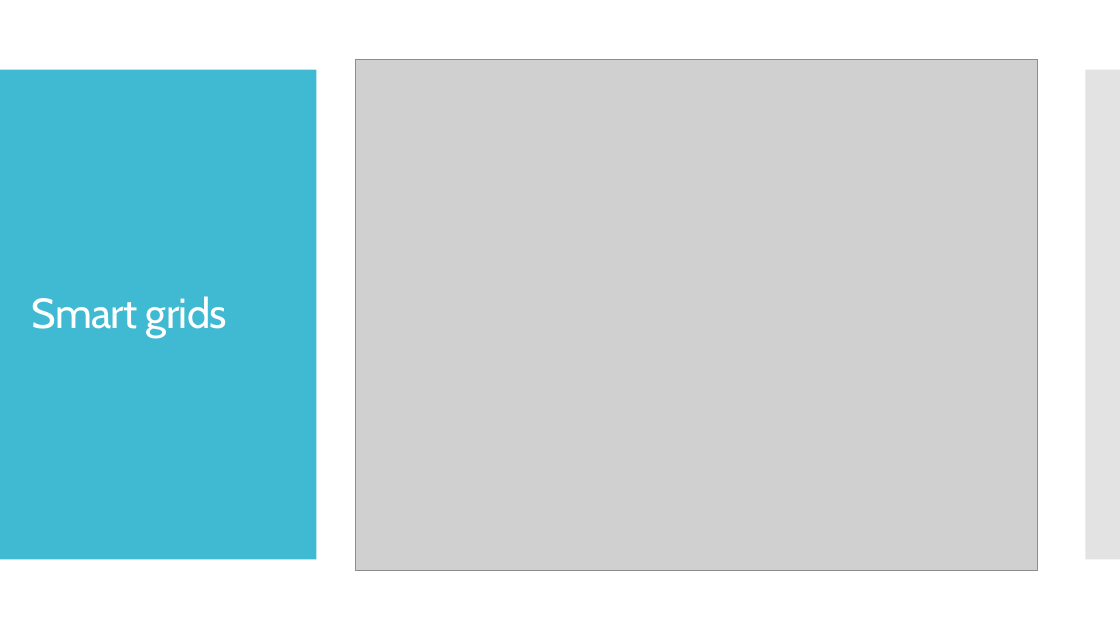
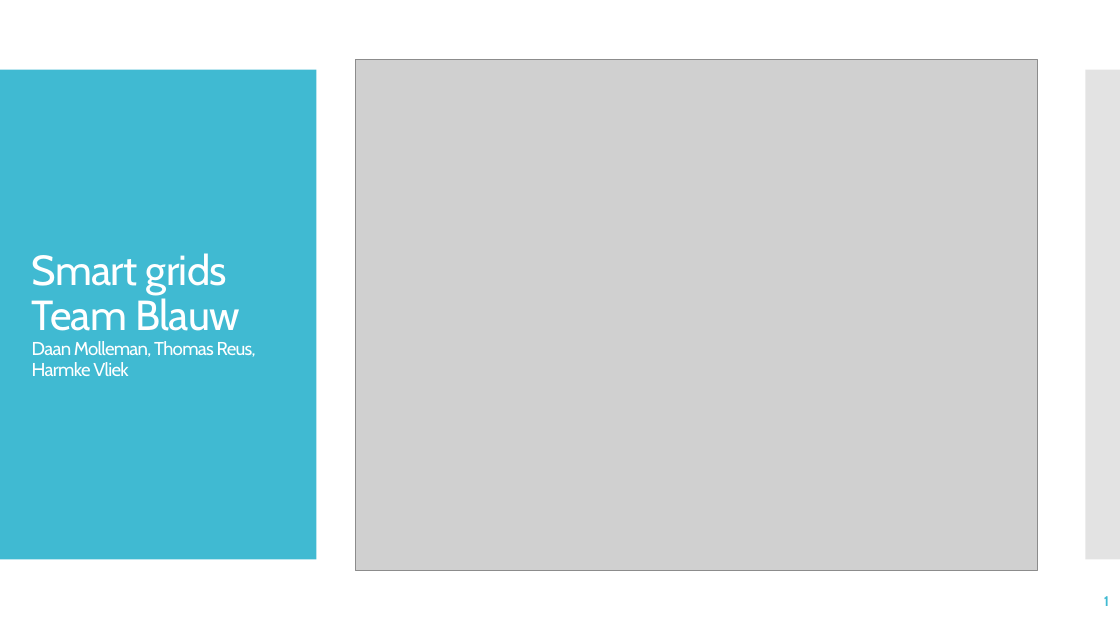
Before and after one commit to DaanMol/blauw.smartgrid, a slide deck: slide 1 of Presentation/powerpoints/The presentation to end all presentations.pptx. Drawn at 1120x630 pixels with LibreOffice and Linux fonts; fonts in the diff are those of the drawing; grey boxes stand for pictures. Boxes give left, top, right and bottom in pixels: in the first picture for what was removed or moved away, otherwise in the second. Text is boxed around its words. In the diff, an @@ line names an element or a change of style, - is before the commit and + after.

```diff
--- a/Presentation/powerpoints/The presentation to end all presentations.pptx
+++ b/Presentation/powerpoints/The presentation to end all presentations.pptx
@@ title at [32, 253, 256, 376]: text changed; size 36 to 16 pt @@
-Smart grids
+Smart grids
+Team Blauw
+Daan Molleman, Thomas Reus, Harmke Vliek
@@ page number added at [1104, 596, 1109, 606], 12 pt, text #40BAD2, bold @@
+1
```
Also in this commit, not shown: 15 other slides changed, 12 slides added, 4 slides removed.
